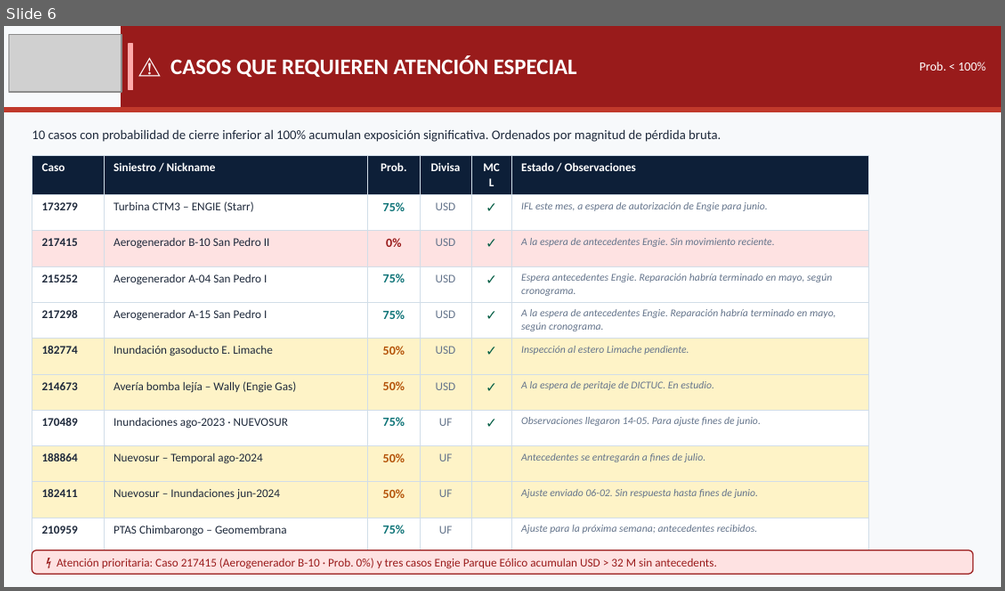
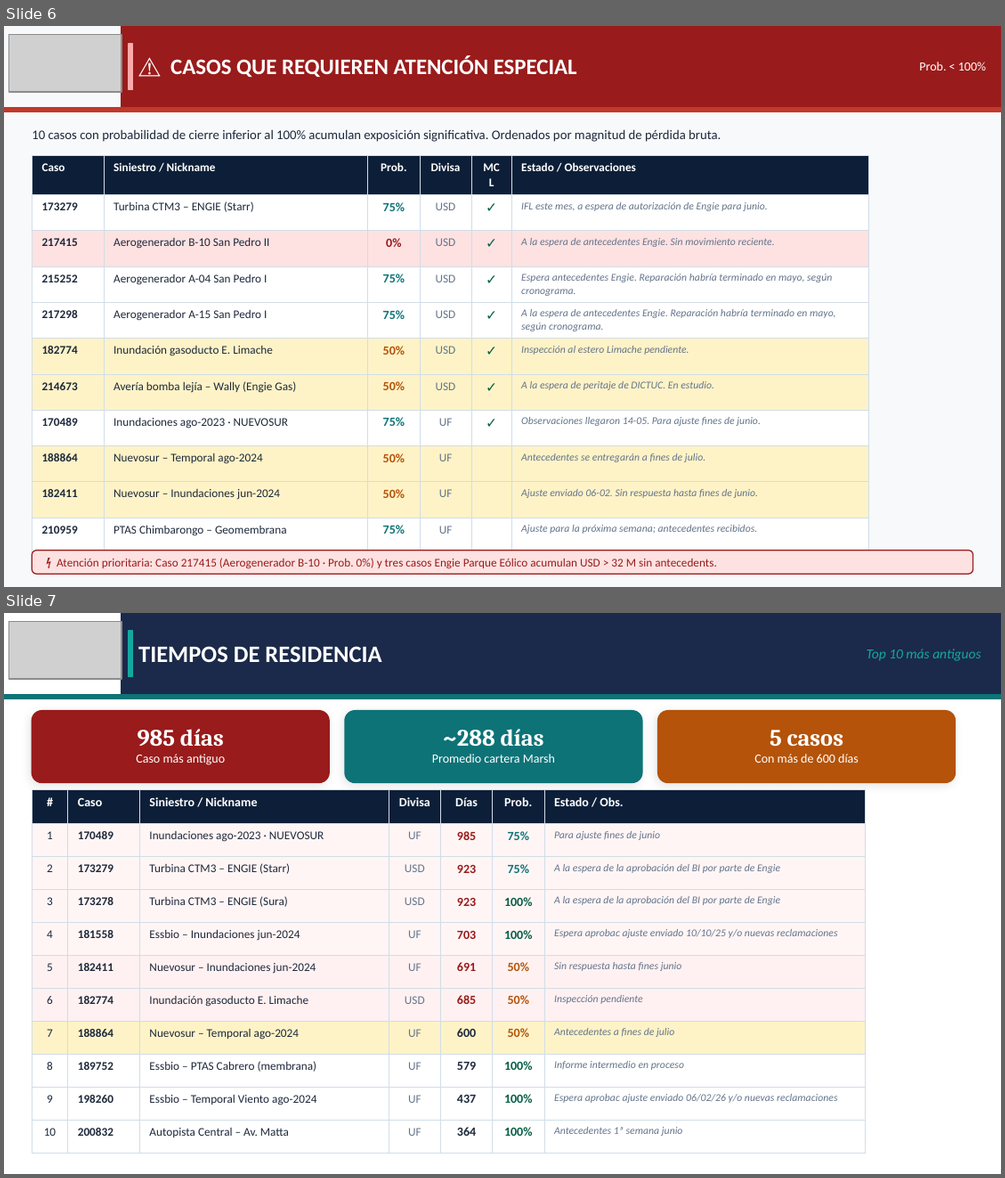
Before and after one commit to dagoperezh-lgtm/KPI-JPV-Ingenieria, a slide deck: assets/plantilla_estado_cartera.pptx. Shown one above the other, each under a label of ours: slide 6 before the commit, slides 6 and 7 after it. The pictures are 1005x591 and 1005x1178 pixels, drawn with LibreOffice and Linux fonts; fonts in the diff are those of the drawing; grey boxes stand for pictures. Boxes give left, top, right and bottom in pixels: in the first picture for what was removed or moved away, otherwise in the second. Text is boxed around its words. In the diff, an @@ line names an element or a change of style, - is before the commit and + after.

```diff
--- a/assets/plantilla_estado_cartera.pptx
+++ b/assets/plantilla_estado_cartera.pptx
@@ slide 7 added at box(4, 613, 1001, 1174), background #FFFFFF @@
@@ picture added at box(9, 621, 121, 679) @@
@@ rectangle added at box(121, 613, 1001, 695), fill #1B2A4A, outline #1B2A4A 1 pt @@
@@ rectangle added at box(129, 631, 132, 677), fill #14A8A0, outline #14A8A0 1 pt @@
@@ text added at box(138, 646, 381, 662), 17 pt, text #FFFFFF, bold @@
+TIEMPOS DE RESIDENCIA
@@ text added at box(866, 649, 980, 661), 10 pt, text #14A8A0, italic @@
+Top 10 más antiguos
@@ rectangle added at box(4, 695, 1001, 698), fill #0D7377, outline #0D7377 1 pt @@
@@ rounded rectangle added at box(32, 711, 329, 782), fill #991B1B, outline #991B1B 1 pt @@
@@ rounded rectangle added at box(345, 711, 642, 782), fill #0D7377, outline #0D7377 1 pt @@
@@ rounded rectangle added at box(658, 711, 955, 782), fill #B45309, outline #B45309 1 pt @@
@@ text added at box(138, 729, 224, 747), 17 pt, text #FFFFFF, bold @@
+985 días
@@ text added at box(443, 729, 544, 747), 17 pt, text #FFFFFF, bold @@
+~288 días
@@ text added at box(769, 730, 843, 747), 17 pt, text #FFFFFF, bold @@
+5 casos
@@ text added at box(136, 754, 225, 765), 9 pt, text #FFFFFF @@
+Caso más antiguo
@@ text added at box(432, 754, 555, 763), 9 pt, text #FFFFFF @@
+Promedio cartera Marsh
@@ text added at box(754, 754, 858, 763), 9 pt, text #FFFFFF @@
+Con más de 600 días
@@ table added at box(32, 789, 866, 1152), 11 rows, 7 columns @@
+# | Caso | Siniestro / Nickname | Divisa | Días | Prob. | Estado / Obs.
+1 | 170489 | Inundaciones ago-2023 · NUEVOSUR | UF | 985 | 75% | Para ajuste fines de junio
+2 | 173279 | Turbina CTM3 – ENGIE (Starr) | USD | 923 | 75% | A la espera de la aprobación del BI por parte de Engie
+3 | 173278 | Turbina CTM3 – ENGIE (Sura) | USD | 923 | 100% | A la espera de la aprobación del BI por parte de Engie
+4 | 181558 | Essbio – Inundaciones jun-2024 | UF | 703 | 100% | Espera aprobac ajuste enviado 10/10/25 y/o nuevas reclamaciones
+5 | 182411 | Nuevosur – Inundaciones jun-2024 | UF | 691 | 50% | Sin respuesta hasta fines junio
+6 | 182774 | Inundación gasoducto E. Limache | USD | 685 | 50% | Inspección pendiente
+7 | 188864 | Nuevosur – Temporal ago-2024 | UF | 600 | 50% | Antecedentes a fines de julio
+8 | 189752 | Essbio – PTAS Cabrero (membrana) | UF | 579 | 100% | Informe intermedio en proceso
+9 | 198260 | Essbio – Temporal Viento ago-2024 | UF | 437 | 100% | Espera aprobac ajuste enviado 06/02/26 y/o nuevas reclamaciones
+10 | 200832 | Autopista Central – Av. Matta | UF | 364 | 100% | Antecedentes 1ª semana junio
```
Also in this commit, not shown: 1 other file.
